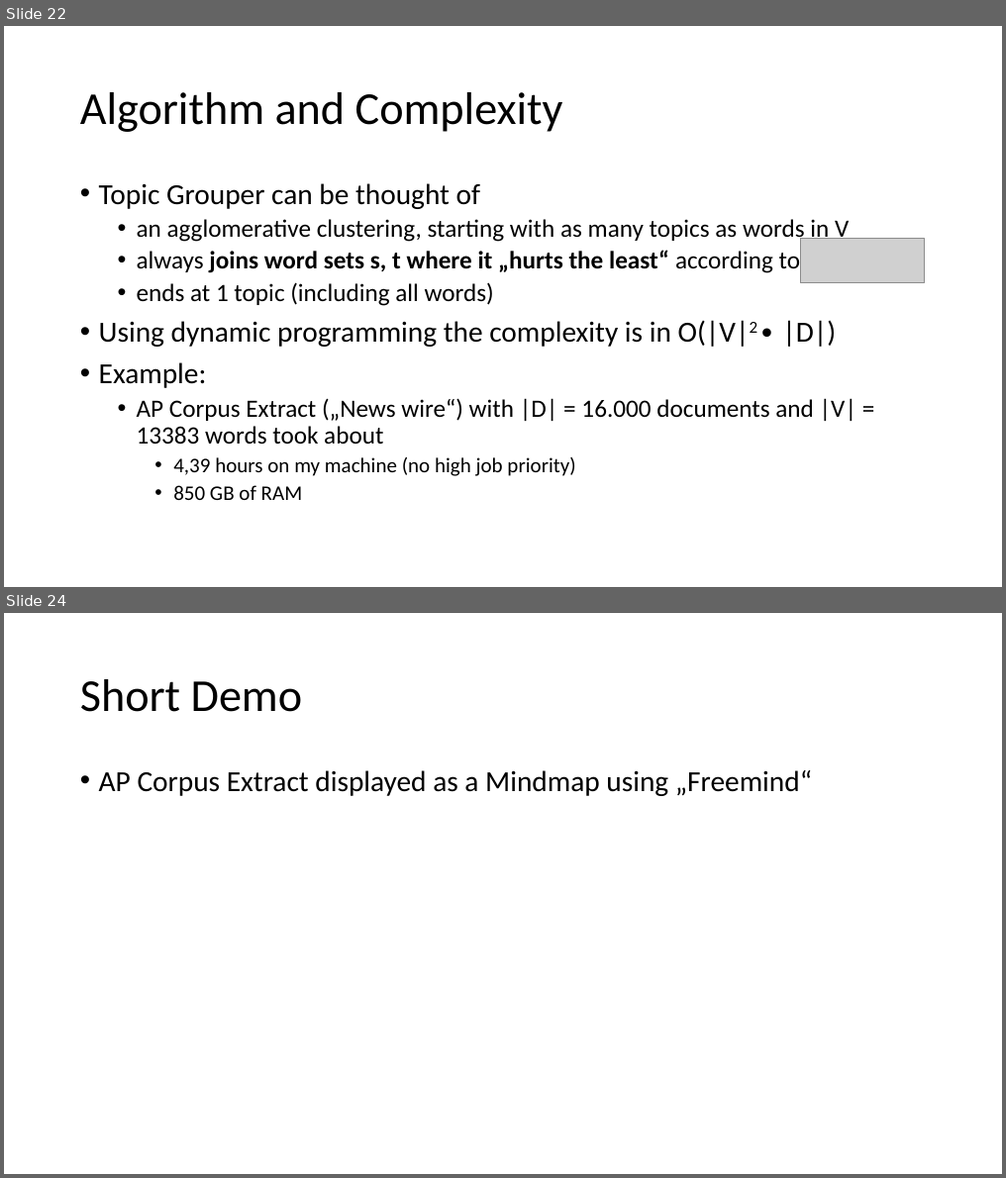
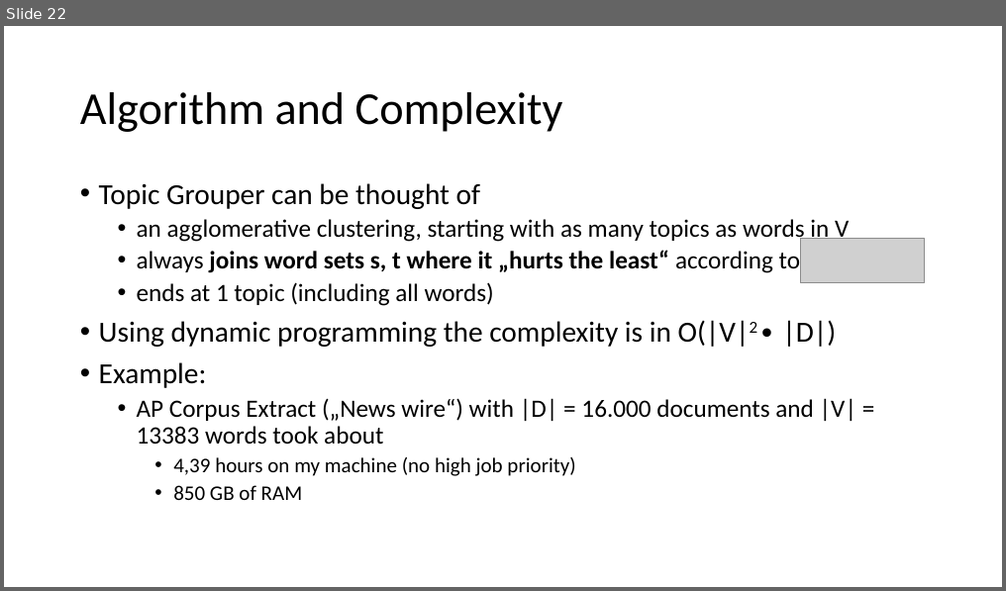
Before and after one commit to pfeiferd/TopicGrouperJ, a slide deck: doc/PTM.pptx. Shown one above the other, each under a label of ours: slides 22 and 24 before the commit, slide 22 after it; the slides between them are not shown. The pictures are 1006x1178 and 1006x591 pixels, drawn with LibreOffice and Linux fonts; fonts in the diff are those of the drawing; grey boxes stand for pictures. Boxes give left, top, right and bottom in pixels: in the first picture for what was removed or moved away, otherwise in the second. Text is boxed around its words. In the diff, an @@ line names an element or a change of style, - is before the commit and + after.

```diff
--- a/doc/PTM.pptx
+++ b/doc/PTM.pptx
@@ slide 24 removed at box(4, 613, 1002, 1174), background #FFFFFF @@
@@ title removed at box(80, 679, 303, 712) @@
-Short Demo
@@ text removed at box(99, 770, 812, 796) @@
-• AP Corpus Extract displayed as a Mindmap using „Freemind“
```
Also in this commit, not shown: 8 slides changed.
